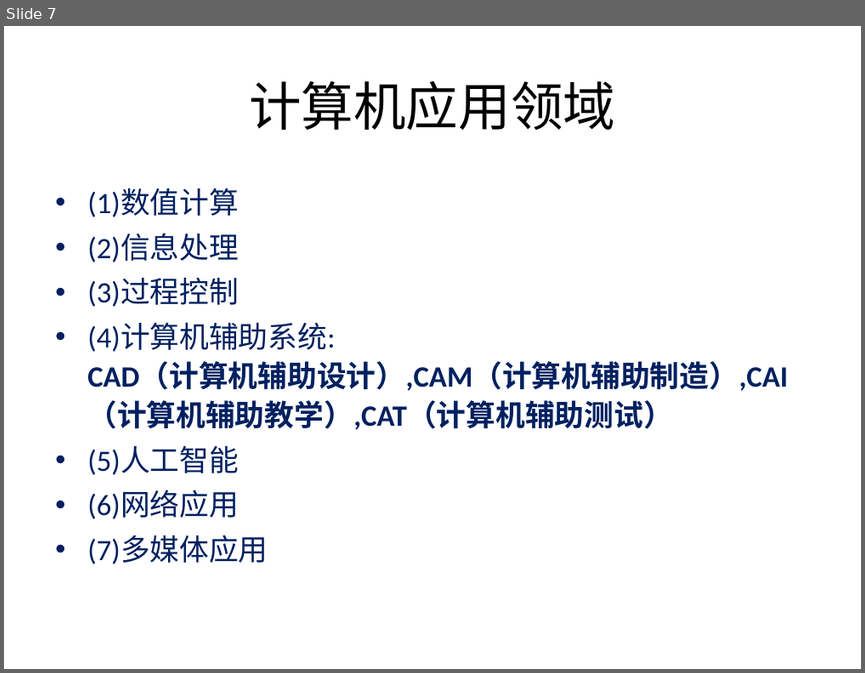
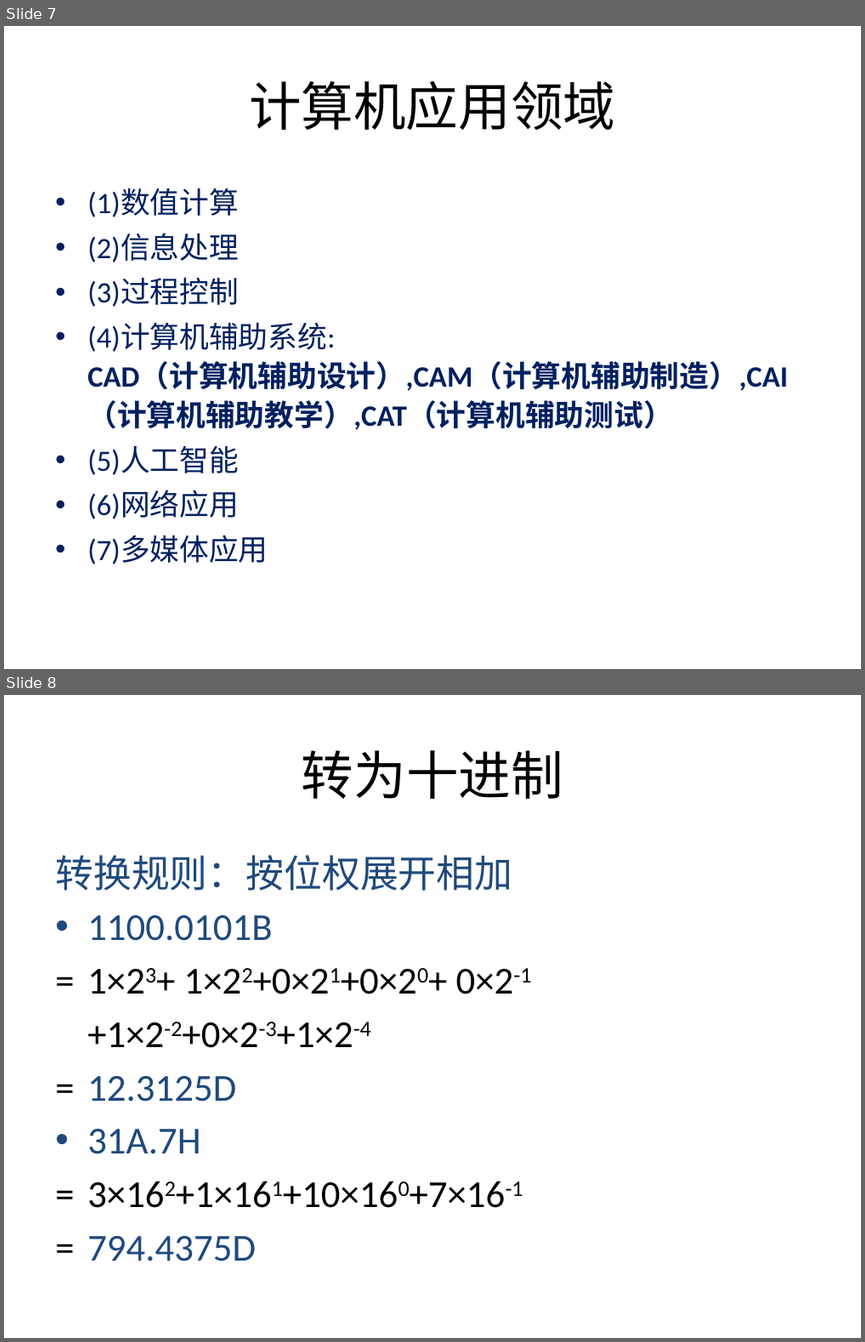
Before and after one commit to sans123wx/class, a slide deck: 第1章计算机基础/第1章复习.pptx. Shown one above the other, each under a label of ours: slide 7 before the commit, slides 7 and 8 after it. The pictures are 865x673 and 865x1342 pixels, drawn with LibreOffice and Linux fonts; fonts in the diff are those of the drawing. Boxes give left, top, right and bottom in pixels: in the first picture for what was removed or moved away, otherwise in the second. Text is boxed around its words. In the diff, an @@ line names an element or a change of style, - is before the commit and + after.

```diff
--- a/第1章计算机基础/第1章复习.pptx
+++ b/第1章计算机基础/第1章复习.pptx
@@ slide 8 added at <box>4,695,861,1338</box>, background #FFFFFF @@
@@ title added at <box>302,750,563,799</box>, 44 pt, text #000000 @@
+转为十进制
@@ text added at <box>55,855,531,1261</box>, 32 pt, text #000000 @@
+转换规则：按位权展开相加
+• 1100.0101B
+= 1×23+ 1×22+0×21+0×20+ 0×2-1
++1×2-2+0×2-3+1×2-4
+= 12.3125D
+• 31A.7H
+= 3×162+1×161+10×160+7×16-1
+= 794.4375D
```
Also in this commit, not shown: 6 other slides added.
